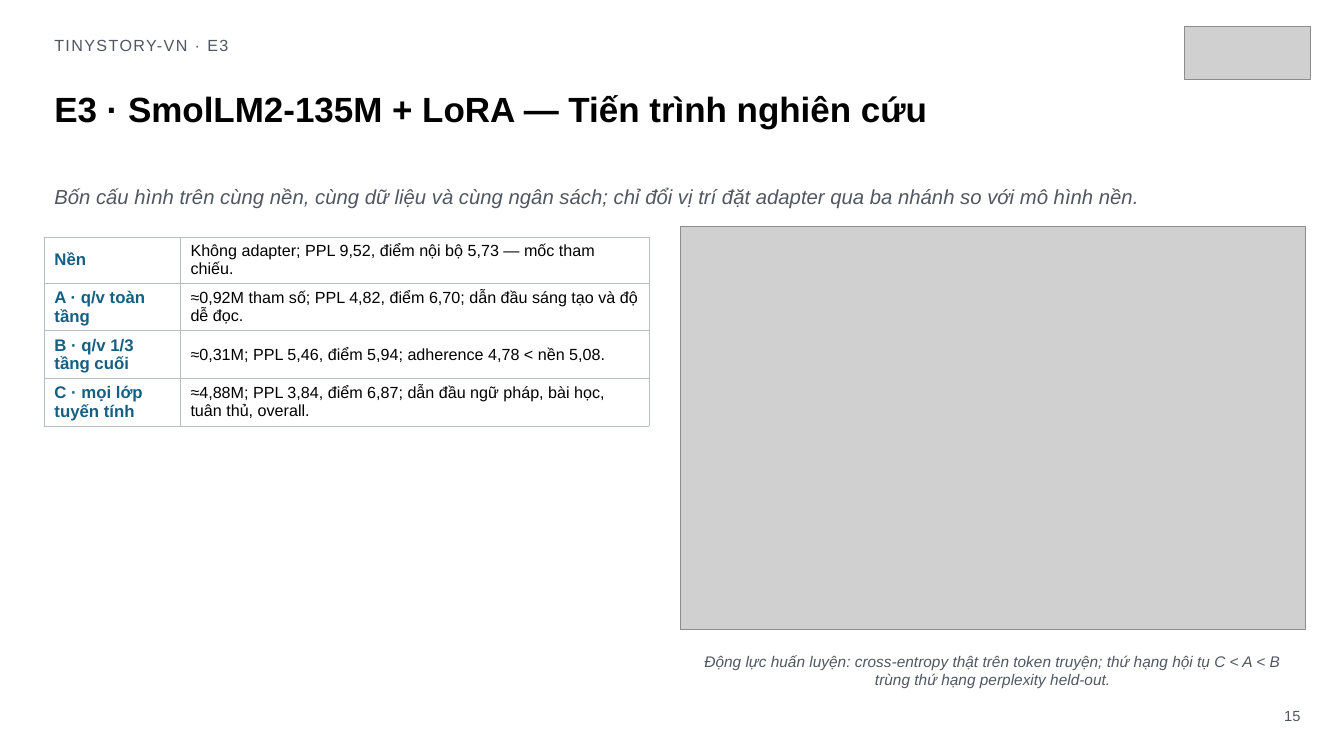
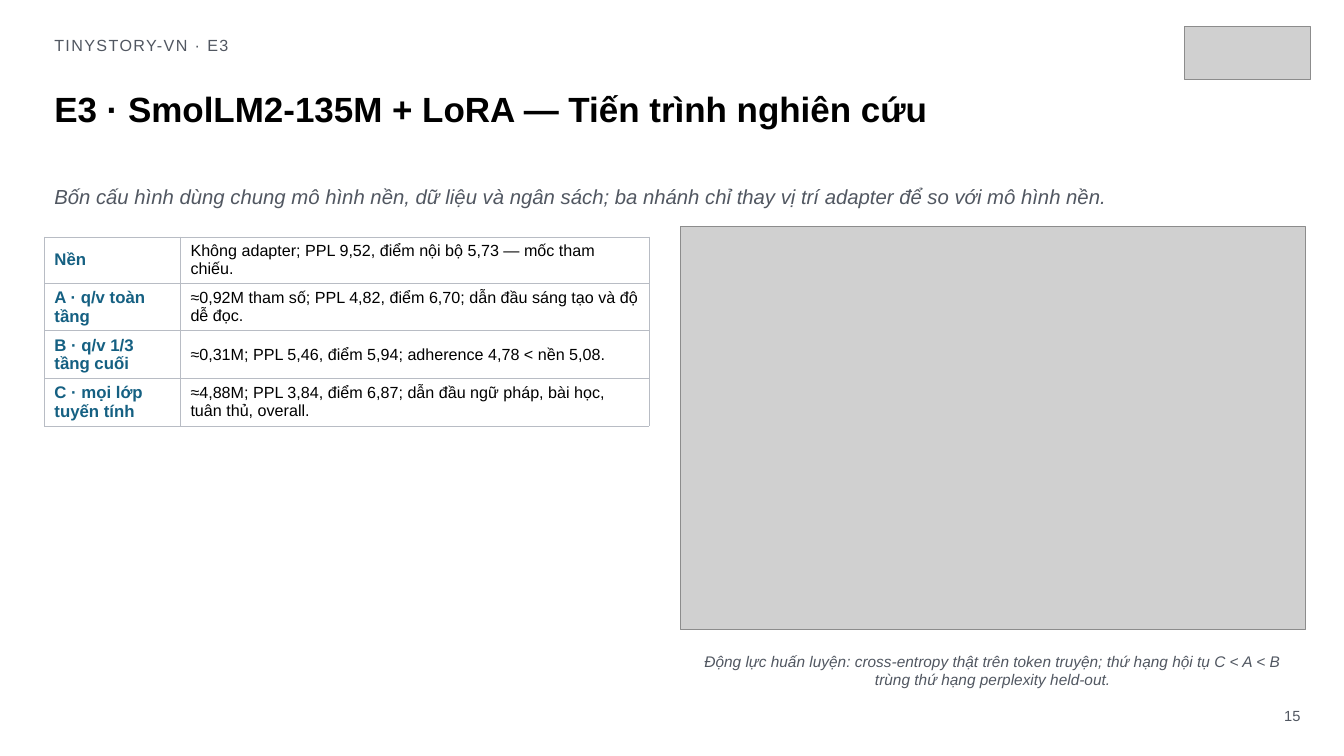
Before and after one commit to tungd/tinystory-vn, a slide deck: slide 15 of output/presentation/tinystory-vn-summary.pptx. Drawn at 1344x756 pixels with LibreOffice and Linux fonts; fonts in the diff are those of the drawing; grey boxes stand for pictures. Boxes give left, top, right and bottom in pixels: in the first picture for what was removed or moved away, otherwise in the second. Text is boxed around its words. In the diff, an @@ line names an element or a change of style, - is before the commit and + after.

```diff
--- a/output/presentation/tinystory-vn-summary.pptx
+++ b/output/presentation/tinystory-vn-summary.pptx
@@ text at (54,188,1106,208): text changed @@
-Bốn cấu hình trên cùng nền, cùng dữ liệu và cùng ngân sách; chỉ đổi vị trí đặt adapter qua ba nhánh so với mô hình nền.
+Bốn cấu hình dùng chung mô hình nền, dữ liệu và ngân sách; ba nhánh chỉ thay vị trí adapter để so với mô hình nền.
```
Also in this commit, not shown: 16 other slides changed, 4 other files.
